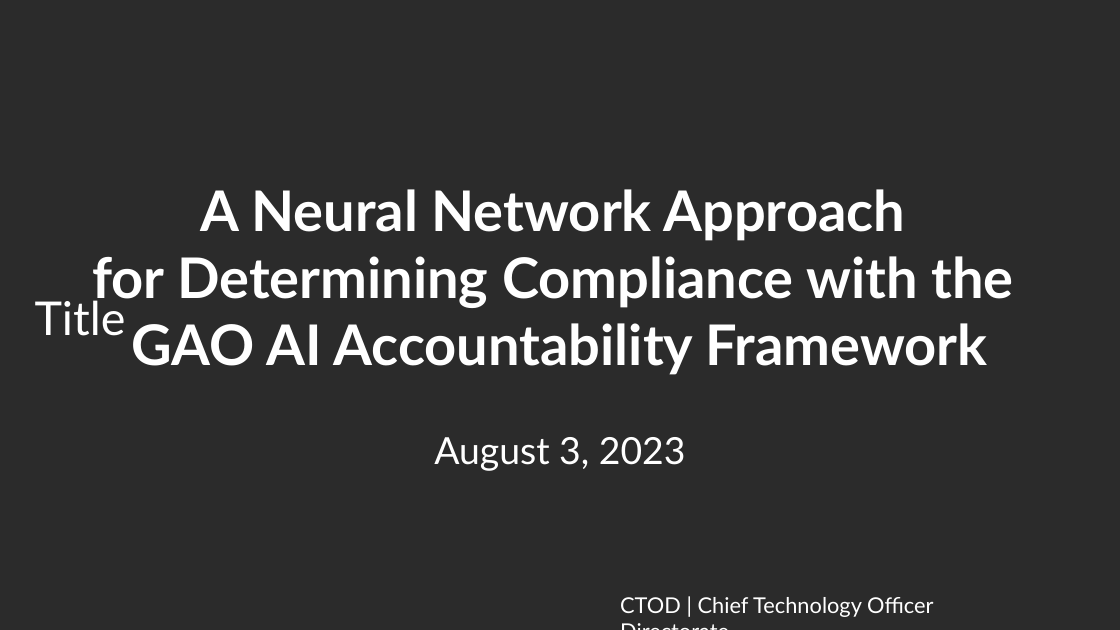
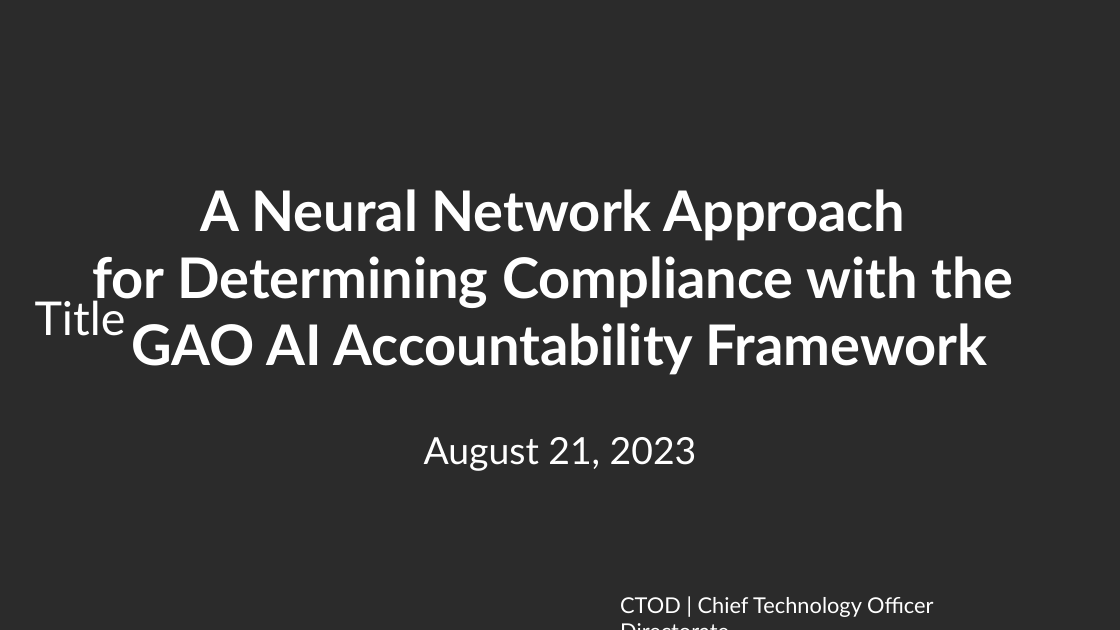
Before and after one commit to ethanmoscot/gao-ai, a slide deck: slide 1 of doc/technical_walkthrough.pptx. Drawn at 1120x630 pixels with LibreOffice and Linux fonts; fonts in the diff are those of the drawing; background and template pictures are left out; a plain dark background stands for a picture behind light text. Boxes give left, top, right and bottom in pixels: in the first picture for what was removed or moved away, otherwise in the second. Text is boxed around its words. In the diff, an @@ line names an element or a change of style, - is before the commit and + after.

```diff
--- a/doc/technical_walkthrough.pptx
+++ b/doc/technical_walkthrough.pptx
@@ text at (424,437,697,471): text changed @@
-August 3, 2023
+August 21, 2023
```
Also in this commit, not shown: 1 slide added, 2 slides removed.
